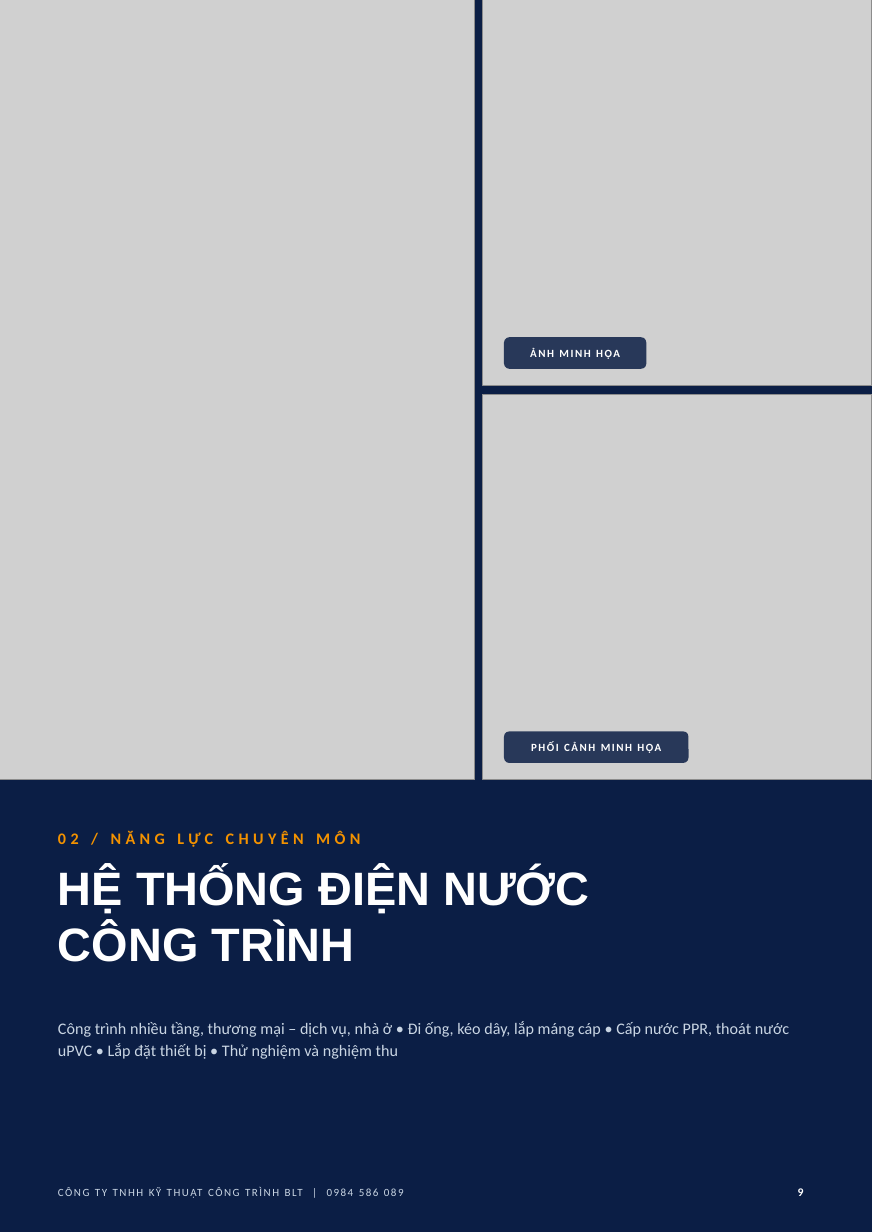
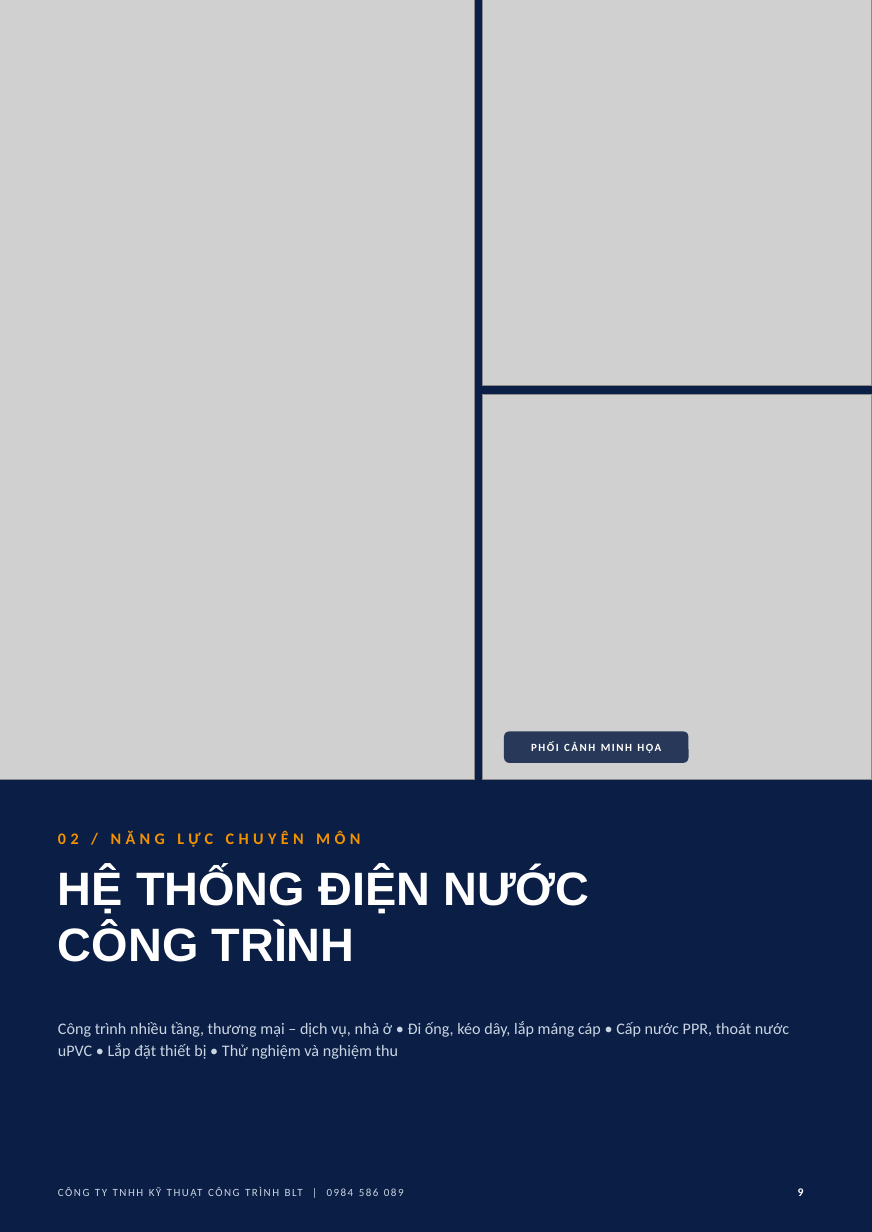
Before and after one commit to haquyenkl2-sys/C-NG-TY-CP-TH-NG-M-I-T-NG-H-P-MINH-PH-T, a slide deck: slide 9 of ho-so-nang-luc-BLT/HO_SO_NANG_LUC_BLT.pptx. Drawn at 872x1232 pixels with LibreOffice and Linux fonts; fonts in the diff are those of the drawing; grey boxes stand for pictures. Boxes give left, top, right and bottom in pixels: in the first picture for what was removed or moved away, otherwise in the second. Text is boxed around its words. In the diff, an @@ line names an element or a change of style, - is before the commit and + after.

```diff
--- a/ho-so-nang-luc-BLT/HO_SO_NANG_LUC_BLT.pptx
+++ b/ho-so-nang-luc-BLT/HO_SO_NANG_LUC_BLT.pptx
@@ rounded rectangle removed at (504, 337, 646, 369) @@
@@ text removed at (530, 348, 620, 359) @@
-ẢNH MINH HỌA
```
Also in this commit, not shown: 2 other files.
